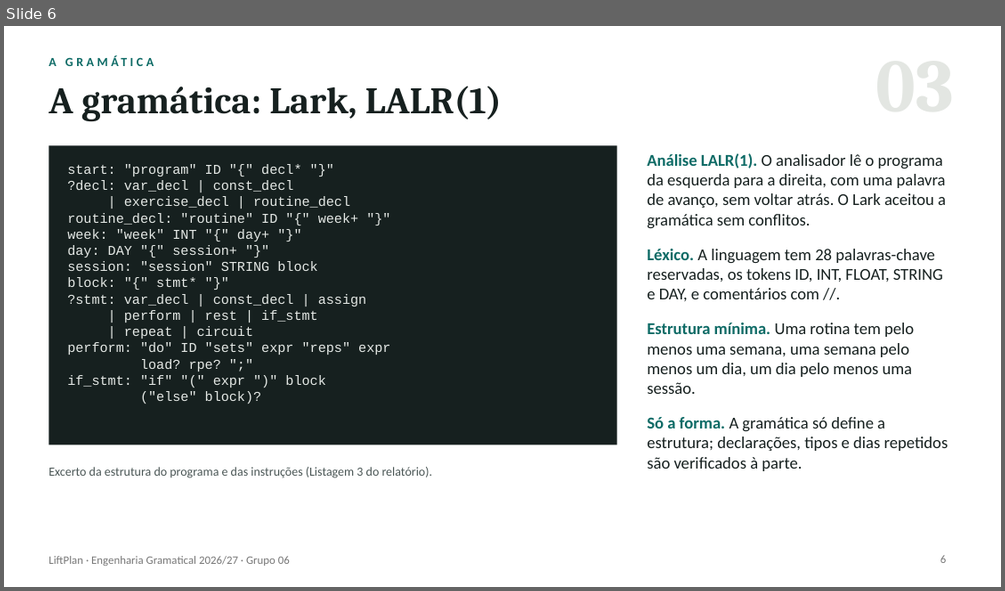
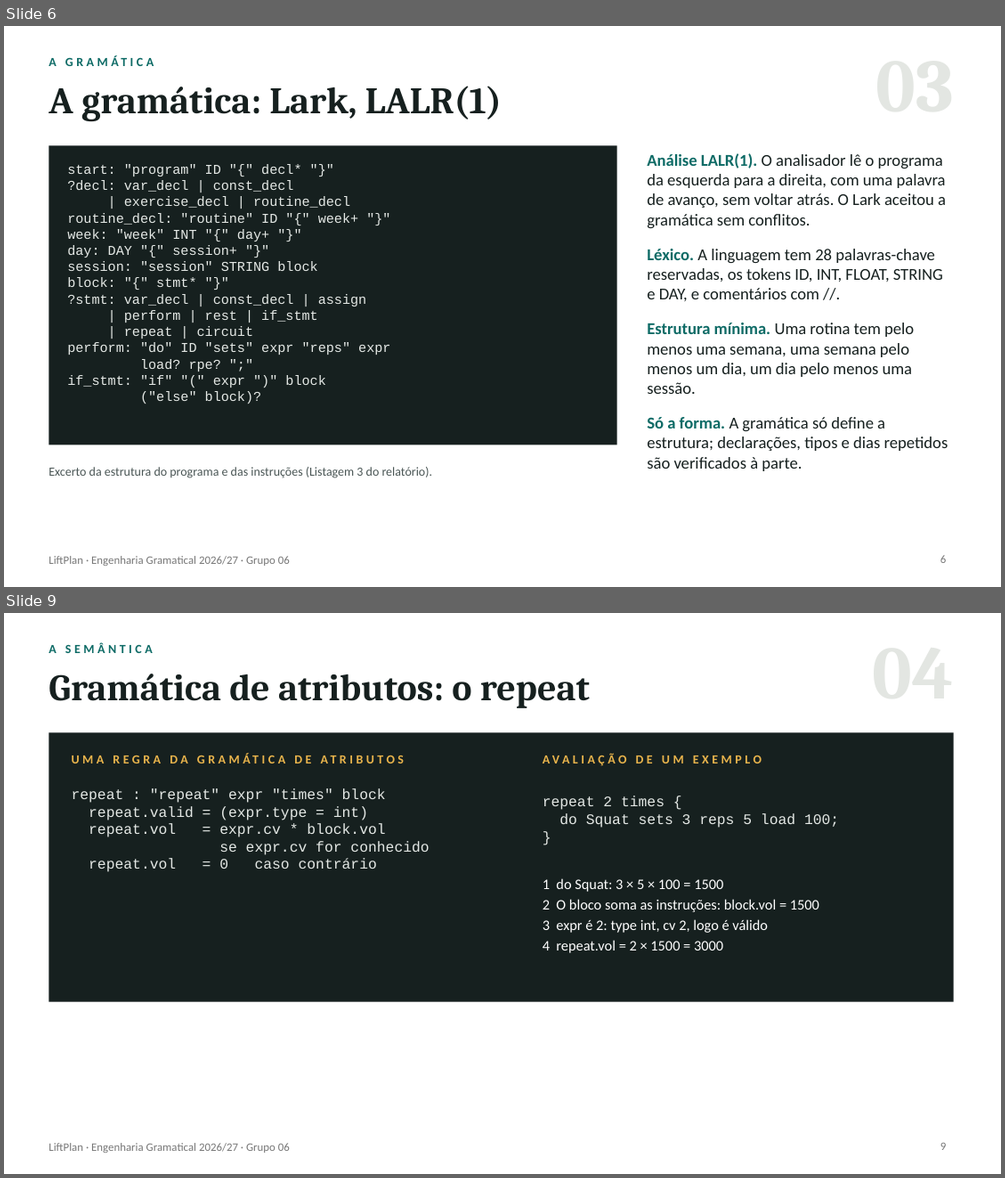
Before and after one commit to vitorhmina/mei-1ano-1semestre-EG, a slide deck: LiftPlan_Apresentacao.pptx. Shown one above the other, each under a label of ours: slide 6 before the commit, slides 6 and 9 after it; the slides between them are not shown. The pictures are 1005x591 and 1005x1178 pixels, drawn with LibreOffice and Linux fonts; fonts in the diff are those of the drawing. Boxes give left, top, right and bottom in pixels: in the first picture for what was removed or moved away, otherwise in the second. Text is boxed around its words. In the diff, an @@ line names an element or a change of style, - is before the commit and + after.

```diff
--- a/LiftPlan_Apresentacao.pptx
+++ b/LiftPlan_Apresentacao.pptx
@@ slide 9 added at [4, 613, 1001, 1174], background #FFFFFF; not listed: 1 template element that a slide beside it also shows @@
@@ text added at [48, 643, 153, 653], 12 pt, text #0E6B66, bold @@
+A SEMÂNTICA
@@ text added at [48, 674, 444, 701], 12 pt, text #E9B44C, bold @@
+UMA REGRA DA GRAMÁTICA DE ATRIBUTOS
@@ title added at [452, 678, 590, 708], 36 pt, text #16201F, bold @@
+Gramática de atributos: o repeat
@@ rectangle added at [48, 732, 954, 1002], fill #16201F @@
@@ text added at [542, 753, 761, 766], 12 pt, text #E9B44C, bold @@
+AVALIAÇÃO DE UM EXEMPLO
@@ text added at [72, 788, 429, 872], 14 pt, text #E4E8E5 @@
+repeat : "repeat" expr "times" block
+repeat.valid = (expr.type = int)
+repeat.vol = expr.cv * block.vol
+se expr.cv for conhecido
+repeat.vol = 0 caso contrário
@@ text added at [542, 795, 839, 827], 14 pt, text #E4E8E5 @@
+repeat 2 times {
+do Squat sets 3 reps 5 load 100;
+}
@@ text added at [542, 878, 819, 953], 14 pt, text #FFFFFF @@
+1 do Squat: 3 × 5 × 100 = 1500
+2 O bloco soma as instruções: block.vol = 1500
+3 expr é 2: type int, cv 2, logo é válido
+4 repeat.vol = 2 × 1500 = 3000
@@ page number added at [940, 1143, 946, 1150], 11 pt, text #777777 @@
+9
```
Also in this commit, not shown: 4 slides changed, 1 other slide added, 1 slide removed.
